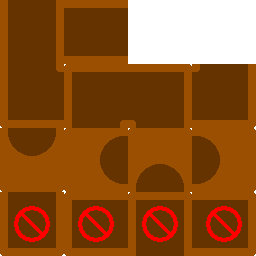
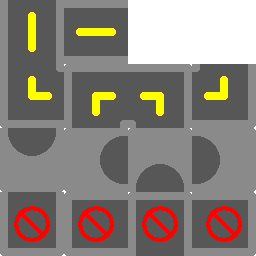
Before/after of a 256 x 256 layered artwork. What changed in the layer stack:
showed group "city" (1st of 2) (1 layers) over [0, 0, 256, 256]
painted on "city" (2nd of 2, in "city") over [0, 0, 256, 256]
hid group "old" (1st of 2) (1 layers) over [0, 0, 256, 256]
painted on "old" (2nd of 2, in "old") over [0, 0, 256, 256]
